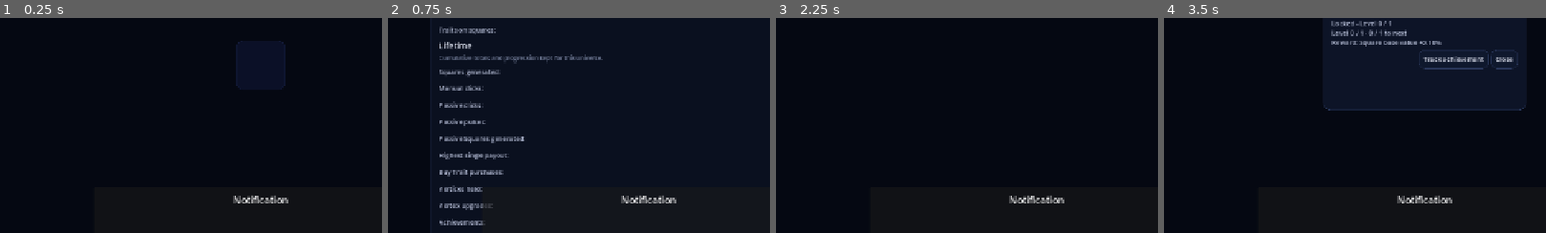
Above: before the commit, frames 1-4 (left to right).
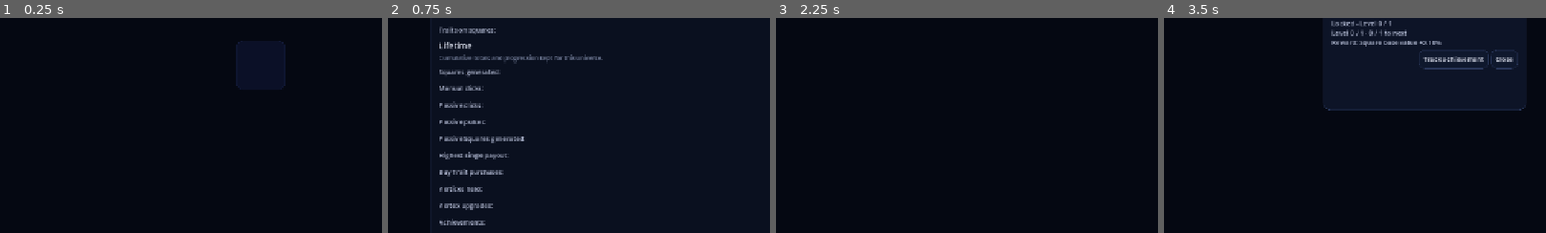
Above: after the commit, the same moments.

Repository: franciscoCapa27/Squared_2
Game: Godot game, scene res://scenes/main/Main.tscn
Two runs of this game, one before a commit and one after it. Both use one fixed random seed, a clock stepped at 60 frames per second and the inputs below.
Inputs (mouse positions are % of the whole screen's width and height, from its top left):
- Up to frame 1 (0.25 s): no input
- Up to frame 2 (0.75 s): click "Stats" at 0.5 s
- Up to frame 3 (2.25 s): click "Grid" at 1.25 s; click "Achievements" at 2 s
- Up to frame 4 (3.5 s): click (25, 24) at 2.75 s
The pictures show only the part of the screen within x 16-66%, y 45-95%; the shares and areas given below are measured in that part.

The runs differ from the first frame. In frame 1, 0.4% of the frame differs, in the area x 61-76%, y 82-87%; in frame 2, 0.5%, in the area x 24-76%, y 82-97%; in frame 3, 0.4%; in frame 4, 0.4%.
Error before the commit: Parse Error: Expected statement, found "else" instead. (res://scripts/ui/notification_system.gd:112)

Commit message:
fix: correct notification fade parser block

Diff:
--- a/squared-2/scripts/ui/notification_system.gd
+++ b/squared-2/scripts/ui/notification_system.gd
@@ -106,9 +106,9 @@
 func _on_dismiss_timer_timeout() -> void:
 	if _active_tween != null:
 		_active_tween.kill()
-	_active_tween = create_tween()
-	_active_tween.tween_property(panel, "modulate:a", 0.0, FADE_DURATION)
-	_active_tween.tween_callback(_finish_notification)
+		_active_tween = create_tween()
+		_active_tween.tween_property(panel, "modulate:a", 0.0, FADE_DURATION)
+		_active_tween.tween_callback(_finish_notification)
 	else:
 		_finish_notification()
 
Not shown, added: squared-2/scripts/ui/notification_system.gd.uid
